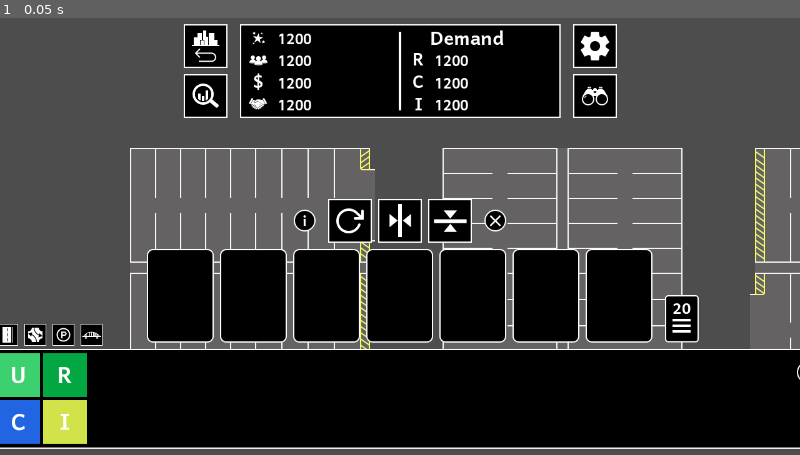
Above: before the commit, frame 1.
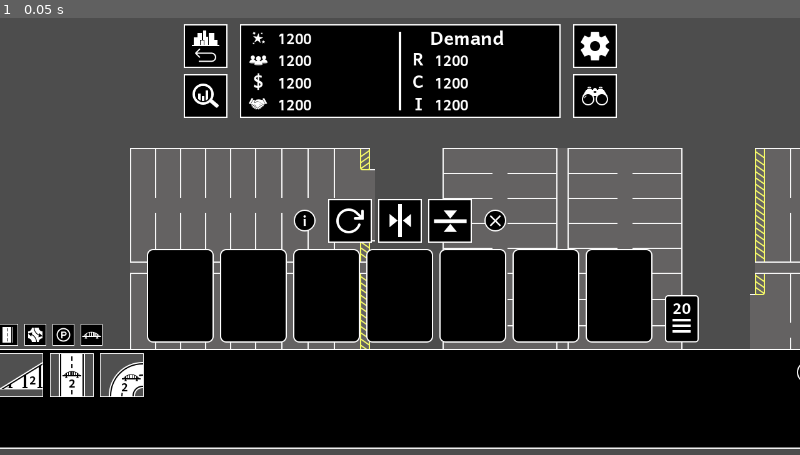
Above: after the commit, the same moment.

Repository: EricBroyles/TheCityPlannersDuelPrototype
Game: Godot game, scene res://Scenes/ChallengeGame.tscn
The game is run twice, just before and just after one commit, with the same random seed, the same clock (stepped at 60 frames per second) and the same inputs. The project has no main scene, so this scene is started directly.
Inputs:
- Up to frame 1 (0.05 s): no input

The runs differ from the first frame. In frame 1, 2.7% of the frame differs, in the area x 0-18%, y 76-98%.

Commit message:
began wiring the build phase

Diff:
--- a/Scenes/User Interface/BuildPhase.tscn
+++ b/Scenes/User Interface/BuildPhase.tscn
@@ -239,10 +239,12 @@
 theme_override_constants/separation = 0
 
 [node name="PastSimulationsButton" type="TextureButton" parent="TopBarMargin/HBoxContainer/LeftButtonBlock"]
+unique_name_in_owner = true
 layout_mode = 2
 texture_normal = ExtResource("13_xsygd")
 
 [node name="StatsButton" type="TextureButton" parent="TopBarMargin/HBoxContainer/LeftButtonBlock"]
+unique_name_in_owner = true
 layout_mode = 2
 size_flags_vertical = 10
 texture_normal = ExtResource("14_6ly0f")
@@ -523,10 +525,12 @@
 theme_override_constants/separation = 0
 
 [node name="SettingsButton" type="TextureButton" parent="TopBarMargin/HBoxContainer/RightButtonBlock"]
+unique_name_in_owner = true
 layout_mode = 2
 texture_normal = ExtResource("20_qrtf3")
 
 [node name="ViewButton" type="TextureButton" parent="TopBarMargin/HBoxContainer/RightButtonBlock"]
+unique_name_in_owner = true
 layout_mode = 2
 size_flags_vertical = 10
 texture_normal = ExtResource("21_4h4cw")
@@ -560,6 +564,7 @@
 theme_override_constants/separation = 20
 
 [node name="ItemInfoButton" type="TextureButton" parent="BottomMenuMargin/BottomMenuContainer/ItemPlacerButtonsMargin/HBoxContainer"]
+unique_name_in_owner = true
 layout_mode = 2
 size_flags_horizontal = 0
 size_flags_vertical = 4
@@ -570,18 +575,22 @@
 theme_override_constants/separation = 10
 
 [node name="Rotate90Button" type="TextureButton" parent="BottomMenuMargin/BottomMenuContainer/ItemPlacerButtonsMargin/HBoxContainer/HBoxContainer"]
+unique_name_in_owner = true
 layout_mode = 2
 texture_normal = ExtResource("23_yp6en")
 
 [node name="FlipVerticalButton" type="TextureButton" parent="BottomMenuMargin/BottomMenuContainer/ItemPlacerButtonsMargin/HBoxContainer/HBoxContainer"]
+unique_name_in_owner = true
 layout_mode = 2
 texture_normal = ExtResource("24_d5yyw")
 
 [node name="FlipHorizontalButton" type="TextureButton" parent="BottomMenuMargin/BottomMenuContainer/ItemPlacerButtonsMargin/HBoxContainer/HBoxContainer"]
+unique_name_in_owner = true
 layout_mode = 2
 texture_normal = ExtResource("25_hj3y3")
 
-[node name="XButton" type="TextureButton" parent="BottomMenuMargin/BottomMenuContainer/ItemPlacerButtonsMargin/HBoxContainer"]
+[node name="ItemPlacerXButton" type="TextureButton" parent="BottomMenuMargin/BottomMenuContainer/ItemPlacerButtonsMargin/HBoxContainer"]
+unique_name_in_owner = true
 layout_mode = 2
 size_flags_vertical = 4
 texture_normal = ExtResource("2_053i0")
@@ -668,11 +677,13 @@
 grow_horizontal = 0
 theme_override_constants/margin_top = 20
 
-[node name="XButton" type="TextureButton" parent="BottomMenuMargin/BottomMenuContainer/BottomMenu/BottomMenyXButtonMargin"]
+[node name="BottomMenuXButton" type="TextureButton" parent="BottomMenuMargin/BottomMenuContainer/BottomMenu/BottomMenyXButtonMargin"]
+unique_name_in_owner = true
 layout_mode = 2
 texture_normal = ExtResource("2_053i0")
 
 [node name="ZoningOptions" type="MarginContainer" parent="BottomMenuMargin/BottomMenuContainer/BottomMenu"]
+visible = false
 layout_mode = 1
 offset_right = 166.0
 offset_bottom = 152.0
@@ -688,6 +699,7 @@
 theme_override_constants/separation = 5
 
 [node name="UnzoneButton" type="TextureButton" parent="BottomMenuMargin/BottomMenuContainer/BottomMenu/ZoningOptions/VBoxContainer/HBoxContainer"]
+unique_name_in_owner = true
 layout_mode = 2
 texture_normal = ExtResource("28_8esui")
 
@@ -697,6 +709,7 @@
 scale = Vector2(0.35, 0.35)
 
 [node name="RZoneButton" type="TextureButton" parent="BottomMenuMargin/BottomMenuContainer/BottomMenu/ZoningOptions/VBoxContainer/HBoxContainer"]
+unique_name_in_owner = true
 layout_mode = 2
 texture_normal = ExtResource("31_ofg41")
 
@@ -710,6 +723,7 @@
 theme_override_constants/separation = 5
 
 [node name="CZoneButton" type="TextureButton" parent="BottomMenuMargin/BottomMenuContainer/BottomMenu/ZoningOptions/VBoxContainer/HBoxContainer2"]
+unique_name_in_owner = true
 layout_mode = 2
 texture_normal = ExtResource("36_kl0vk")
 
@@ -719,6 +733,7 @@
 scale = Vector2(0.35, 0.35)
 
 [node name="IZoneButton" type="TextureButton" parent="BottomMenuMargin/BottomMenuContainer/BottomMenu/ZoningOptions/VBoxContainer/HBoxContainer2"]
+unique_name_in_owner = true
 layout_mode = 2
 texture_normal = ExtResource("38_5rehw")
 
@@ -744,6 +759,7 @@
 theme_override_constants/separation = 5
 
 [node name="WalkwayButton" type="TextureButton" parent="BottomMenuMargin/BottomMenuContainer/BottomMenu/RoadOptions/HBoxContainer/VBoxContainer"]
+unique_name_in_owner = true
 layout_mode = 2
 texture_normal = ExtResource("36_6wgcn")
 
@@ -755,11 +771,13 @@
 layout_mode = 2
 theme_override_constants/separation = 5
 
-[node name="2LaneRoadButton" type="TextureButton" parent="BottomMenuMargin/BottomMenuContainer/BottomMenu/RoadOptions/HBoxContainer/MarginContainer2/VBoxContainer2"]
+[node name="Road2LaneButton" type="TextureButton" parent="BottomMenuMargin/BottomMenuContainer/BottomMenu/RoadOptions/HBoxContainer/MarginContainer2/VBoxContainer2"]
+unique_name_in_owner = true
 layout_mode = 2
 texture_normal = ExtResource("37_p2kr2")
 
-[node name="2LaneJointButton" type="TextureButton" parent="BottomMenuMargin/BottomMenuContainer/BottomMenu/RoadOptions/HBoxContainer/MarginContainer2/VBoxContainer2"]
+[node name="Joint2LaneButton" type="TextureButton" parent="BottomMenuMargin/BottomMenuContainer/BottomMenu/RoadOptions/HBoxContainer/MarginContainer2/VBoxContainer2"]
+unique_name_in_owner = true
 layout_mode = 2
 texture_normal = ExtResource("38_4hjv5")
 
@@ -767,7 +785,8 @@
 layout_mode = 2
 theme_override_constants/separation = 5
 
-[node name="2LaneParkingButton" type="TextureButton" parent="BottomMenuMargin/BottomMenuContainer/BottomMenu/RoadOptions/HBoxContainer/VBoxContainer3"]
+[node name="Road2LaneParkingButton" type="TextureButton" parent="BottomMenuMargin/BottomMenuContainer/BottomMenu/RoadOptions/HBoxContainer/VBoxContainer3"]
+unique_name_in_owner = true
 layout_mode = 2
 texture_normal = ExtResource("39_u44gd")
 
@@ -775,11 +794,13 @@
 layout_mode = 2
 theme_override_constants/separation = 5
 
-[node name="4LaneRoadButton" type="TextureButton" parent="BottomMenuMargin/BottomMenuContainer/BottomMenu/RoadOptions/HBoxContainer/VBoxContainer4"]
+[node name="Road4LaneButton" type="TextureButton" parent="BottomMenuMargin/BottomMenuContainer/BottomMenu/RoadOptions/HBoxContainer/VBoxContainer4"]
+unique_name_in_owner = true
 layout_mode = 2
 texture_normal = ExtResource("40_0nrna")
 
-[node name="4LaneJointButton" type="TextureButton" parent="BottomMenuMargin/BottomMenuContainer/BottomMenu/RoadOptions/HBoxContainer/VBoxContainer4"]
+[node name="Joint4LaneButton" type="TextureButton" parent="BottomMenuMargin/BottomMenuContainer/BottomMenu/RoadOptions/HBoxContainer/VBoxContainer4"]
+unique_name_in_owner = true
 layout_mode = 2
 texture_normal = ExtResource("41_jw04p")
 
@@ -787,7 +808,8 @@
 layout_mode = 2
 theme_override_constants/separation = 5
 
-[node name="4LaneRoadParkingButton" type="TextureButton" parent="BottomMenuMargin/BottomMenuContainer/BottomMenu/RoadOptions/HBoxContainer/VBoxContainer5"]
+[node name="Road4LaneParkingButton" type="TextureButton" parent="BottomMenuMargin/BottomMenuContainer/BottomMenu/RoadOptions/HBoxContainer/VBoxContainer5"]
+unique_name_in_owner = true
 layout_mode = 2
 texture_normal = ExtResource("42_p1mse")
 
@@ -800,6 +822,7 @@
 theme_override_constants/separation = 5
 
 [node name="Merge2And4Button" type="TextureButton" parent="BottomMenuMargin/BottomMenuContainer/BottomMenu/RoadOptions/HBoxContainer/MarginContainer/VBoxContainer6"]
+unique_name_in_owner = true
 layout_mode = 2
 texture_normal = ExtResource("43_vmj71")
 
@@ -820,6 +843,7 @@
 theme_override_constants/separation = 5
 
 [node name="Parking1x1Button" type="TextureButton" parent="BottomMenuMargin/BottomMenuContainer/BottomMenu/ParkingOptions/HBoxContainer/VBoxContainer"]
+unique_name_in_owner = true
 layout_mode = 2
 texture_normal = ExtResource("44_e0w5i")
 
@@ -828,10 +852,12 @@
 theme_override_constants/separation = 5
 
 [node name="Parking1x2LongOpeningButton" type="TextureButton" parent="BottomMenuMargin/BottomMenuContainer/BottomMenu/ParkingOptions/HBoxContainer/VBoxContainer2"]
+unique_name_in_owner = true
 layout_mode = 2
 texture_normal = ExtResource("45_gyb78")
 
 [node name="Parking1x2ShortOpeningButton" type="TextureButton" parent="BottomMenuMargin/BottomMenuContainer/BottomMenu/ParkingOptions/HBoxContainer/VBoxContainer2"]
+unique_name_in_owner = true
 layout_mode = 2
 texture_normal = ExtResource("46_w6if1")
 
@@ -840,6 +866,7 @@
 theme_override_constants/separation = 5
 
 [node name="Parking2x2Button" type="TextureButton" parent="BottomMenuMargin/BottomMenuContainer/BottomMenu/ParkingOptions/HBoxContainer/VBoxContainer3"]
+unique_name_in_owner = true
 layout_mode = 2
 texture_normal = ExtResource("47_g6e6u")
 
@@ -860,6 +887,7 @@
 theme_override_constants/separation = 5
 
 [node name="Junction1x1Button" type="TextureButton" parent="BottomMenuMargin/BottomMenuContainer/BottomMenu/JunctionOptions/HBoxContainer/VBoxContainer"]
+unique_name_in_owner = true
 layout_mode = 2
 texture_normal = ExtResource("48_4n43l")
 
@@ -872,10 +900,12 @@
 theme_override_constants/separation = 5
 
 [node name="Junction4Inlets1x2Button" type="TextureButton" parent="BottomMenuMargin/BottomMenuContainer/BottomMenu/JunctionOptions/HBoxContainer/MarginContainer/VBoxContainer2"]
+unique_name_in_owner = true
 layout_mode = 2
 texture_normal = ExtResource("49_cuvhh")
 
 [node name="Junction5Inlets1x2Button" type="TextureButton" parent="BottomMenuMargin/BottomMenuContainer/BottomMenu/JunctionOptions/HBoxContainer/MarginContainer/VBoxContainer2"]
+unique_name_in_owner = true
 layout_mode = 2
 texture_normal = ExtResource("50_cbt1d")
 
@@ -896,10 +926,12 @@
 theme_override_constants/separation = 5
 
 [node name="Junction2x2Button" type="TextureButton" parent="BottomMenuMargin/BottomMenuContainer/BottomMenu/JunctionOptions/HBoxContainer/MarginContainer3/VBoxContainer4"]
+unique_name_in_owner = true
 layout_mode = 2
 texture_normal = ExtResource("52_q84hu")
 
 [node name="Junction5Inlets2x2Button" type="TextureButton" parent="BottomMenuMargin/BottomMenuContainer/BottomMenu/JunctionOptions/HBoxContainer/MarginContainer3/VBoxContainer4"]
+unique_name_in_owner = true
 layout_mode = 2
 texture_normal = ExtResource("53_cbe6h")
 
@@ -908,10 +940,12 @@
 theme_override_constants/separation = 5
 
 [node name="Junction6Inlets2x2AcrossButton" type="TextureButton" parent="BottomMenuMargin/BottomMenuContainer/BottomMenu/JunctionOptions/HBoxContainer/VBoxContainer5"]
+unique_name_in_owner = true
 layout_mode = 2
 texture_normal = ExtResource("54_wlth0")
 
 [node name="Junction6Inlets2x2NextButton" type="TextureButton" parent="BottomMenuMargin/BottomMenuContainer/BottomMenu/JunctionOptions/HBoxContainer/VBoxContainer5"]
+unique_name_in_owner = true
 layout_mode = 2
 texture_normal = ExtResource("55_eqds7")
 
@@ -920,54 +954,58 @@
 theme_override_constants/separation = 5
 
 [node name="Junction7Inlets2x2Button" type="TextureButton" parent="BottomMenuMargin/BottomMenuContainer/BottomMenu/JunctionOptions/HBoxContainer/VBoxContainer6"]
+unique_name_in_owner = true
 layout_mode = 2
 texture_normal = ExtResource("56_ux5gi")
 
 [node name="Junction8Inlets2x2Button" type="TextureButton" parent="BottomMenuMargin/BottomMenuContainer/BottomMenu/JunctionOptions/HBoxContainer/VBoxContainer6"]
+unique_name_in_owner = true
 layout_mode = 2
 texture_normal = ExtResource("57_ux6av")
 
-[node name="BrdigeOptions" type="MarginContainer" parent="BottomMenuMargin/BottomMenuContainer/BottomMenu"]
-visible = false
+[node name="BridgeOptions" type="MarginContainer" parent="BottomMenuMargin/BottomMenuContainer/BottomMenu"]
 layout_mode = 0
 offset_right = 40.0
 offset_bottom = 40.0
 theme_override_constants/margin_left = 12
 theme_override_constants/margin_top = 7
 
-[node name="HBoxContainer" type="HBoxContainer" parent="BottomMenuMargin/BottomMenuContainer/BottomMenu/BrdigeOptions"]
-layout_mode = 2
-theme_override_constants/separation = 5
-
-[node name="VBoxContainer" type="VBoxContainer" parent="BottomMenuMargin/BottomMenuContainer/BottomMenu/BrdigeOptions/HBoxContainer"]
-layout_mode = 2
-theme_override_constants/separation = 5
-
-[node name="BridgeRampButton" type="TextureButton" parent="BottomMenuMargin/BottomMenuContainer/BottomMenu/BrdigeOptions/HBoxContainer/VBoxContainer"]
+[node name="HBoxContainer" type="HBoxContainer" parent="BottomMenuMargin/BottomMenuContainer/BottomMenu/BridgeOptions"]
+layout_mode = 2
+theme_override_constants/separation = 5
+
+[node name="VBoxContainer" type="VBoxContainer" parent="BottomMenuMargin/BottomMenuContainer/BottomMenu/BridgeOptions/HBoxContainer"]
+layout_mode = 2
+theme_override_constants/separation = 5
+
+[node name="BridgeRampButton" type="TextureButton" parent="BottomMenuMargin/BottomMenuContainer/BottomMenu/BridgeOptions/HBoxContainer/VBoxContainer"]
+unique_name_in_owner = true
 layout_mode = 2
 texture_normal = ExtResource("58_yqb4p")
 
-[node name="MarginContainer" type="MarginContainer" parent="BottomMenuMargin/BottomMenuContainer/BottomMenu/BrdigeOptions/HBoxContainer"]
+[node name="MarginContainer" type="MarginContainer" parent="BottomMenuMargin/BottomMenuContainer/BottomMenu/BridgeOptions/HBoxContainer"]
 layout_mode = 2
 theme_override_constants/margin_left = 5
 
-[node name="VBoxContainer2" type="VBoxContainer" parent="BottomMenuMargin/BottomMenuContainer/BottomMenu/BrdigeOptions/HBoxContainer/MarginContainer"]
-layout_mode = 2
-theme_override_constants/separation = 5
-
-[node name="BridgeStraightButton" type="TextureButton" parent="BottomMenuMargin/BottomMenuContainer/BottomMenu/BrdigeOptions/HBoxContainer/MarginContainer/VBoxContainer2"]
+[node name="VBoxContainer2" type="VBoxContainer" parent="BottomMenuMargin/BottomMenuContainer/BottomMenu/BridgeOptions/HBoxContainer/MarginContainer"]
+layout_mode = 2
+theme_override_constants/separation = 5
+
+[node name="BridgeStraightButton" type="TextureButton" parent="BottomMenuMargin/BottomMenuContainer/BottomMenu/BridgeOptions/HBoxContainer/MarginContainer/VBoxContainer2"]
+unique_name_in_owner = true
 layout_mode = 2
 texture_normal = ExtResource("59_1r1hs")
 
-[node name="MarginContainer2" type="MarginContainer" parent="BottomMenuMargin/BottomMenuContainer/BottomMenu/BrdigeOptions/HBoxContainer"]
+[node name="MarginContainer2" type="MarginContainer" parent="BottomMenuMargin/BottomMenuContainer/BottomMenu/BridgeOptions/HBoxContainer"]
 layout_mode = 2
 theme_override_constants/margin_left = 5
 
-[node name="VBoxContainer3" type="VBoxContainer" parent="BottomMenuMargin/BottomMenuContainer/BottomMenu/BrdigeOptions/HBoxContainer/MarginContainer2"]
-layout_mode = 2
-theme_override_constants/separation = 5
-
-[node name="BridgeJointButton" type="TextureButton" parent="BottomMenuMargin/BottomMenuContainer/BottomMenu/BrdigeOptions/HBoxContainer/MarginContainer2/VBoxContainer3"]
+[node name="VBoxContainer3" type="VBoxContainer" parent="BottomMenuMargin/BottomMenuContainer/BottomMenu/BridgeOptions/HBoxContainer/MarginContainer2"]
+layout_mode = 2
+theme_override_constants/separation = 5
+
+[node name="BridgeJointButton" type="TextureButton" parent="BottomMenuMargin/BottomMenuContainer/BottomMenu/BridgeOptions/HBoxContainer/MarginContainer2/VBoxContainer3"]
+unique_name_in_owner = true
 layout_mode = 2
 texture_normal = ExtResource("60_wg05m")
 
@@ -985,18 +1023,22 @@
 theme_override_constants/separation = 10
 
 [node name="RoadOptionsButton" type="TextureButton" parent="BottomMenuMargin/BottomMenuContainer/BottomMenu/BottomMenuButtonRow/HBoxContainer"]
+unique_name_in_owner = true
 layout_mode = 2
 texture_normal = ExtResource("61_tmbwv")
 
 [node name="JunctionOptionsButton" type="TextureButton" parent="BottomMenuMargin/BottomMenuContainer/BottomMenu/BottomMenuButtonRow/HBoxContainer"]
+unique_name_in_owner = true
 layout_mode = 2
 texture_normal = ExtResource("62_ib1in")
 
 [node name="ParkingOptionsButton" type="TextureButton" parent="BottomMenuMargin/BottomMenuContainer/BottomMenu/BottomMenuButtonRow/HBoxContainer"]
+unique_name_in_owner = true
 layout_mode = 2
 texture_normal = ExtResource("63_15lm8")
 
 [node name="BridgeOptionsButton" type="TextureButton" parent="BottomMenuMargin/BottomMenuContainer/BottomMenu/BottomMenuButtonRow/HBoxContainer"]
+unique_name_in_owner = true
 layout_mode = 2
 texture_normal = ExtResource("64_l4t3t")
 
--- a/Scripts/GameConstants.gd
+++ b/Scripts/GameConstants.gd
@@ -1,3 +1,4 @@
+extends Node
 ## This will include the constants needed for the challenge game, duel game mode, creative game mode
 
 ## Colors
@@ -25,7 +26,8 @@
 
 ## ParkingLots
 const PARKING_LOT_1X1: Dictionary = {"type": "parking_lot_1x1", "z_index": 40}
-const PARKING_LOT_2X2: Dictionary = {"type": "parking_lot_1x1", "z_index": 40}
+#parking_lot_1x2_long_open
+const PARKING_LOT_2X2: Dictionary = {"type": "parking_lot_2x2", "z_index": 40}
 
 ## Roads
 const ROAD_2_LANE: Dictionary = {"type": "road_2_lane", "z_index": 20}
--- a/Scripts/GameData.gd
+++ b/Scripts/GameData.gd
@@ -7,10 +7,10 @@
 var points: int = 0
 var population: int = 0
 var money: int = 0
-var reputation: int = 0
-var r_demand: int = 0
-var c_demand: int = 0
-var i_demand: int = 0
+var reputation: int = 100
+var r_demand: int = 100
+var c_demand: int = 20
+var i_demand: int = 20
 
 ## Cards
 var cards_in_deck: int = 20 #current cards in deck
@@ -43,14 +43,3 @@
 #maintaince cost of everything.
 #cost of all upgrades
 #cost of all destruction
-
-
-
-# Called when the node enters the scene tree for the first time.
-func _ready() -> void:
-	pass # Replace with function body.
-
-
-# Called every frame. 'delta' is the elapsed time since the previous frame.
-func _process(delta: float) -> void:
-	pass
--- a/Scripts/Gameboard Items/GameboardItem.gd
+++ b/Scripts/Gameboard Items/GameboardItem.gd
@@ -4,6 +4,7 @@
 const X_DIR: Vector2 = Vector2(1,0)
 const Y_DIR: Vector2 = Vector2(0,1)
 
+## all of this will need to be moved out exception things like orientation properties, all custom stats should be moved out !!!!!
 var type: String #Type: from TYPES, to be set by each item
 var size: Vector2 #the size to begin with
 var elevation: float = 0 #Elevation: 0 base, .5 (halfway), 1 (up a level)
--- a/Scripts/User Interface/BuildPhaseUserInterface.gd
+++ b/Scripts/User Interface/BuildPhaseUserInterface.gd
@@ -1,7 +1,6 @@
 extends Node
 
-@onready var game_manager = %GameManager
-
+## Text
 @onready var points_text = %PointsText
 @onready var people_text = %PeopleText
 @onready var money_text = %MoneyText
@@ -15,6 +14,60 @@
 
 @onready var turn_text = %CurrentTurnText
 @onready var total_turn_text = %TotalTurnText
+
+## Buttons
+@onready var view_button = %ViewButton
+@onready var settings_button = %ViewButton
+@onready var stats_button = %StatsButton
+@onready var past_simulations_button = %PastSimulationsButton
+
+@onready var item_placer_x_button = %ItemPlacerXButton
+@onready var item_info_button = %ItemInfoButton
+@onready var rotate_90_button = %Rotate90Button
+@onready var flip_vertical_button = %FlipVerticalButton
+@onready var flip_horizontal_button = %FlipHorizontalButton
+
+@onready var bottom_menu_x_button = %BottomMenuXButton
+@onready var road_options_button = %RoadOptionsButton
+@onready var junction_options_button = %JunctionOptionsButton
+@onready var parking_options_button = %ParkingOptionsButton
+@onready var bridge_options_button = %BridgeOptionsButton
+
+@onready var unzone_button = %UnzoneButton
+@onready var r_zone_button = %RZoneButton
+@onready var c_zone_button = %CZoneButton
+@onready var i_zone_button = %IZoneButton
+
+@onready var walkway_button = %WalkwayButton
+@onready var road_2_lane_button = %Road2LaneButton
+@onready var road_4_lane_button = %Road4LaneButton
+@onready var road_2_lane_parking_button = %Road2LaneParkingButton
+@onready var road_4_lane_parking_button = %Road4LaneParkingButton
+@onready var joint_2_lane_button = %Joint2LaneButton
+@onready var joint_4_lane_button = %Joint4LaneButton
+@onready var merge_2_and_4_button = %Merge2And4Button
+
+@onready var parking_lot_1x1 = %Parking1x1Button
+@onready var parking_lot_1x2_long_open = %Parking1x2LongOpeningButton
+@onready var parking_lot_1x2_short_open = %Parking1x2ShortOpeningButton
+@onready var parking_lot_2x2 = %Parking2x2Button
+
+@onready var junction_1x1_button = %Junction1x1Button
+@onready var junction_4_inlets_1x2_button = %Junction4Inlets1x2Button
+@onready var junction_5_inlets_1x2_button = %Junction5Inlets1x2Button
+@onready var junction_6_inlets_1x2_button = %Junction6Inlets1x2Button
+@onready var junction_2x2_button = %Junction2x2Button
+@onready var junction_5_inlets_2x2_button = %Junction5Inlets2x2Button
+@onready var junction_6_inlets_2x2_across_button = %Junction6Inlets2x2AcrossButton
+@onready var junction_6_inlets_2x2_next_button = %Junction6Inlets2x2NextButton
+@onready var junction_7_inlets_2x_button2= %Junction7Inlets2x2Button
+@onready var junction_8_inlets_2x2_button = %Junction8Inlets2x2Button
+
+@onready var bridge_ramp_2_lane_straight_button = %BridgeRampButton
+@onready var bridge_2_lane_straight_button = %BridgeStraightButton
+@onready var bridge_2_lane_joint_button = %BridgeJointButton
+
+
 
 
 ##this just displays the infrmation stored inside of challengeGame class (want to get stuff onreadu)
